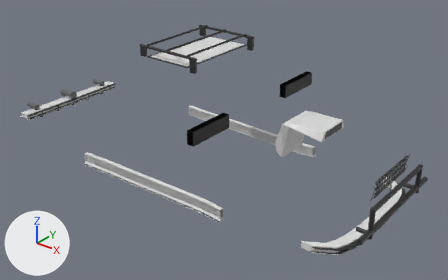
What one commit did to the glTF model veiculos/sketchfab/pecas/tropeiro/tropeiro_pecas.glb.
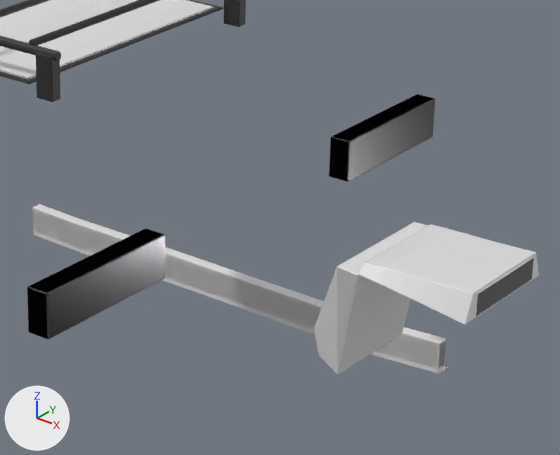
Each version is shown whole from a camera (50 mm lens) standing at (3.85, -4.44, 3.27) and looking at (0.27, 0.03, 0.5), then close up on the part from 40% to 78% of the width and 15% to 65% of the height. Arrows for +X, +Y and +Z are at lower left; the lights stay in place. The older version's two pictures come first. Vertices at exactly the same position are counted once.

Names of what the first close-up shows: 'hood__tomada', 'retrovisor__cromado', 'saia__esportiva', 'saia__lisa', 'teto__bagageiro', 'teto__solar'.
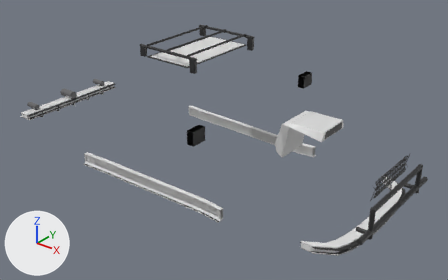
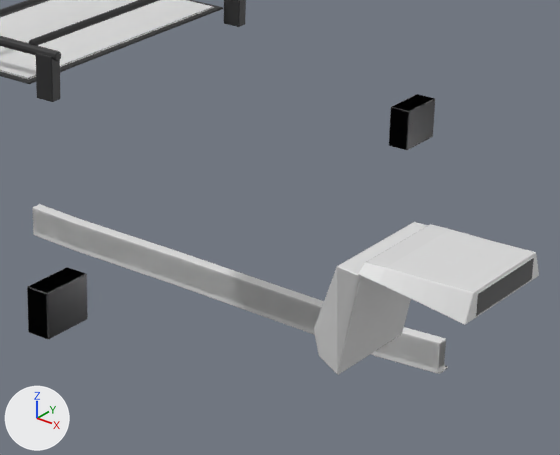
Commit message: Limita a capa do retrovisor à cabeça do espelho

The change in detail:
me_retrovisor__cromado has 112 vertices, 216 faces and spans x 0.65..0.72, y -0.94..0.94, z 0.94..1.07.
me_retrovisor__cromado is used by ob_retrovisor__cromado; location (0.0, 0.0, 0.0).
me_retrovisor__cromado part 1: all 28 vertices in x 0.65..0.72, y 0.45, z 0.94..1.07 are moved by (0.0, 0.34, 0.0).
me_retrovisor__cromado part 2: all 28 vertices in x 0.65..0.72, y -0.46, z 0.94..1.07 are moved by (0.0, -0.33, 0.0).
me_retrovisor__preto has 112 vertices, 216 faces and spans x 0.65..0.72, y -0.94..0.94, z 0.94..1.07.
me_retrovisor__preto is used by ob_retrovisor__preto; location (0.0, 0.0, 0.0).
me_retrovisor__preto part 3: all 28 vertices in x 0.65..0.72, y 0.45, z 0.94..1.07 are moved by (0.0, 0.34, 0.0).
me_retrovisor__preto part 4: all 28 vertices in x 0.65..0.72, y -0.46, z 0.94..1.07 are moved by (0.0, -0.33, 0.0).

Pixel boxes [x1, y1, x2, y2] of what changed, in the close-ups (560 x 455 px; the box of a moved part takes in the faces that stretch with it):
'retrovisor__cromado', reshaped (not visible afterwards)
    before: [27, 94, 435, 339]
part 1 of me_retrovisor__cromado, moved or reshaped (not visible afterwards)
    before: [329, 94, 435, 182]
part 2 of me_retrovisor__cromado, moved or reshaped (not visible afterwards)
    before: [28, 229, 165, 339]
part 3 of me_retrovisor__preto, moved or reshaped (not visible before)
    after: [389, 94, 435, 150]
part 4 of me_retrovisor__preto, moved or reshaped (not visible before)
    after: [28, 267, 88, 339]
